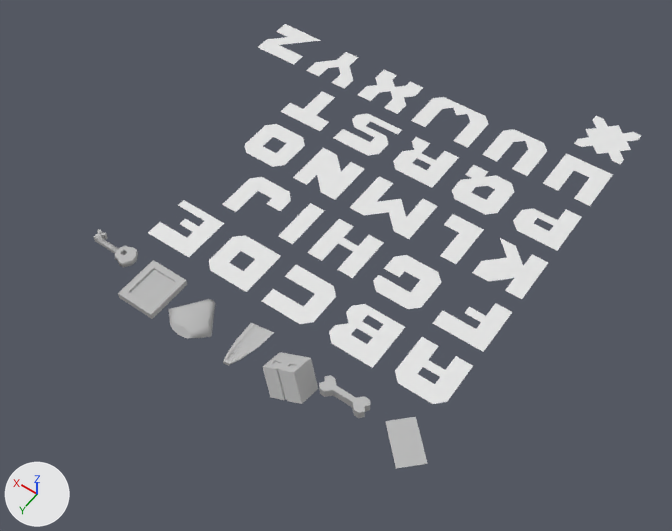
Renders of the Blender file meshes/menu.blend from each side of a commit.
The view is the same before and after, from a camera (50 mm lens) standing at (-21.7, 23.9, 39.5) and looking at (-2.4, -3.2, -3.1). The axes (+X, +Y, +Z) are drawn at lower left. The lights are the same throughout.

In view in the first picture: '$', '@', 'A', 'B', 'C', 'D', 'F', 'G', 'H', 'K', 'M', 'Q'.
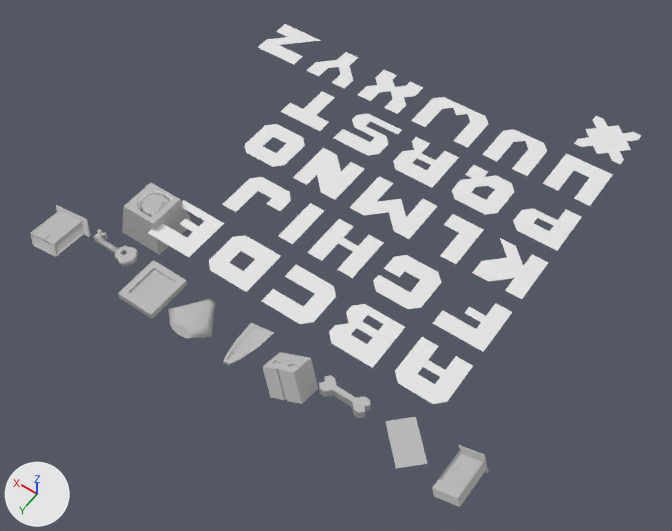
Patch to the scene script:
```diff
--- a/meshes/menu.blend.py
+++ b/meshes/menu.blend.py
@@ mat_lambert1_009 @@
+mat_lambert1_009 = diffuse_material('lambert1.009')
+mat_lambert1_009.base_color = (0.5, 0.5, 0.5)  # grey #bcbcbc
@@ mat_lambert1_010 @@
+mat_lambert1_010 = diffuse_material('lambert1.010')
+mat_lambert1_010.base_color = (0.5, 0.5, 0.5)  # grey #bcbcbc
@@ mat_typeblinn1 @@
+mat_typeblinn1 = diffuse_material('typeBlinn1')
+mat_typeblinn1.base_color = (1.0, 1.0, 1.0)  # white #ffffff
@@ mat_lambert1_011 @@
+mat_lambert1_011 = diffuse_material('lambert1.011')
+mat_lambert1_011.base_color = (0.5, 0.5, 0.5)  # grey #bcbcbc
@@ me_x_2_1 @@
+me_x_2_1.from_pydata(...)  # 160 vertices, 296 faces; spans x -1.41..1.52, y 0.05..2.95, z -1.04..-0.34
+me_x_2_1.materials.append(mat_lambert1_009)  # grey #bcbcbc
@@ me_x_1_1 @@
+me_x_1_1.from_pydata(...)  # 108 vertices, 90 faces, 59 loose edges; spans x -0.92..0.81, y 0.04..2.98, z -0.61..0.57
+me_x_1_1.materials.append(mat_lambert1_010)  # grey #bcbcbc
@@ me_x_12 @@
+me_x_12.from_pydata(...)  # 258 vertices, 510 faces; spans x -1.47..1.41, y 0.03..2.92, z -1.69..0.47
+# faces by material slot: [62, 448]
+me_x_12.materials.append(mat_lambert1_011)  # grey #bcbcbc
+me_x_12.materials.append(mat_typeblinn1)  # white #ffffff
@@ ob_x_2_1 @@
+ob_x_2_1 = bpy.data.objects.new('(', me_x_2_1)
+ob_x_2_1.location = (10.5, 4.0, 0.0)
@@ ob_x_1_1 @@
+ob_x_1_1 = bpy.data.objects.new(')', me_x_1_1)
+ob_x_1_1.location = (-15.5, 4.0, 0.0)
@@ ob_x_12 @@
+ob_x_12 = bpy.data.objects.new('_', me_x_12)
+ob_x_12.location = (7.0, 0.0, 0.0)
```

Boxes [x1, y1, x2, y2] around the edits, measured in the pictures (672 x 531 px):
'_', added: after [122, 183, 193, 255]
    faces in mat_lambert1_011 (grey #bcbcbc): [122, 183, 193, 255]
    faces in mat_typeblinn1 (white #ffffff): [137, 191, 173, 218]
')', added: after [432, 445, 489, 507]
'(', added: after [31, 205, 90, 257]
